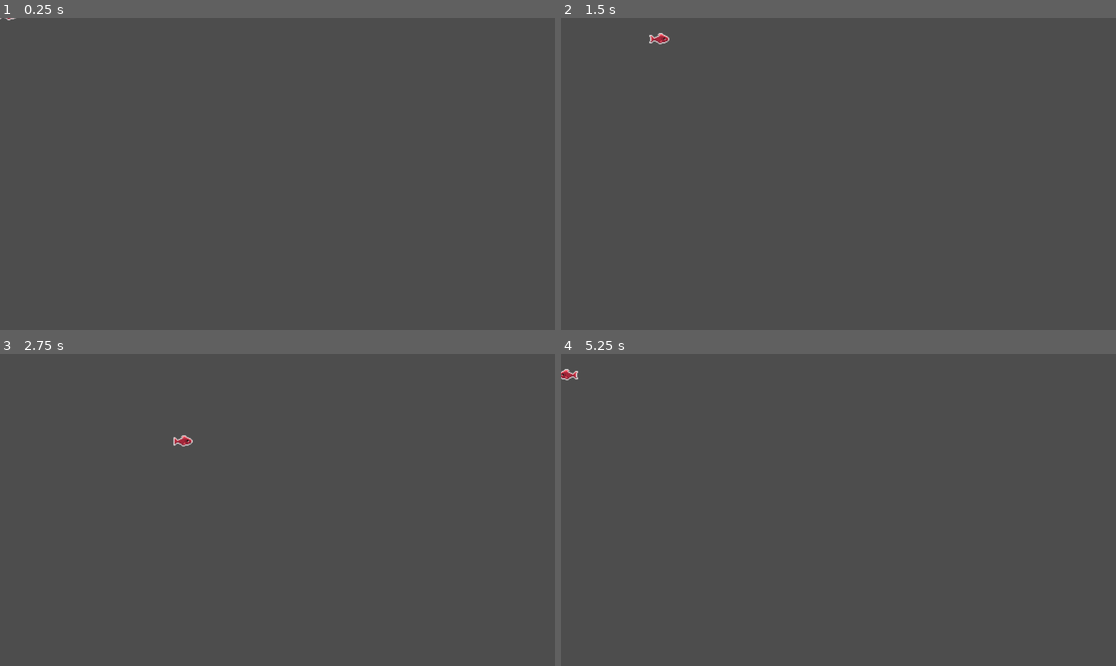
Above: before the commit, frames 1-4 (two rows, left to right).
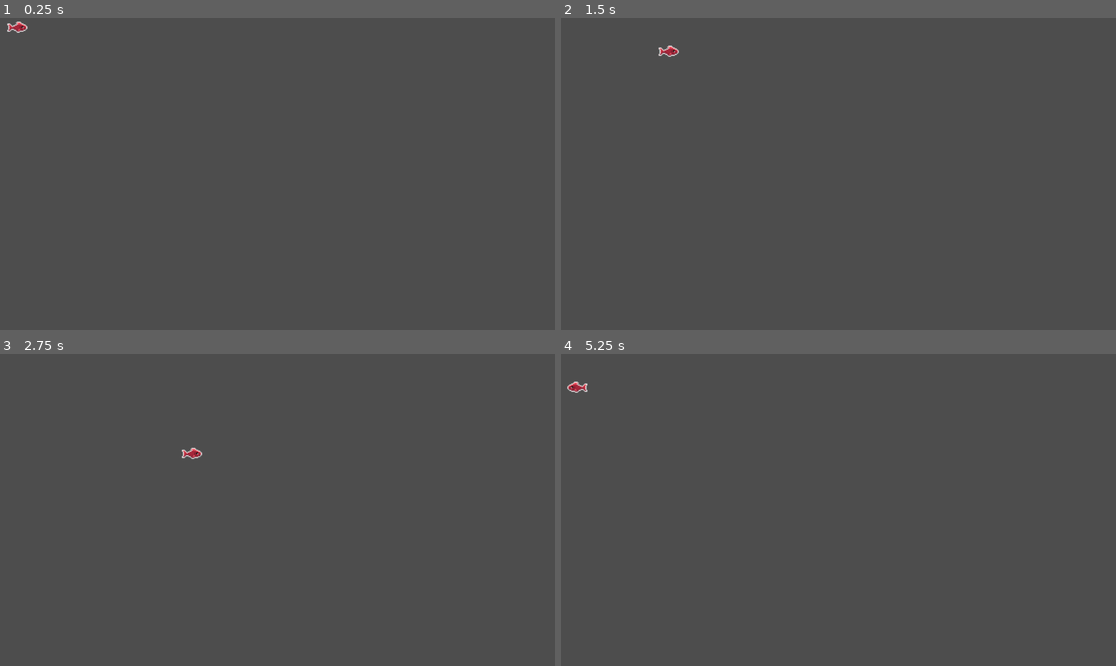
Above: after the commit, the same moments.

Repository: ScottWollbrink/Feesh-game
Game: Godot game, scene res://main_character.tscn
Two runs of this game, one before a commit and one after it. Both use one fixed random seed, a clock stepped at 60 frames per second and the inputs below. The project has no main scene, so this scene is started directly.
Inputs:
- Up to frame 1 (0.25 s): no input
- Up to frame 2 (1.5 s): tap Enter at 0.5 s; hold D (move_right) 0.53-1.28 s; hold S (move_down) from 1.28 s (still down)
- Up to frame 3 (2.75 s): release S (move_down) at 2.03 s; hold D (move_right) from 2.03 s (still down)
- Up to frame 4 (5.25 s): release D (move_right) at 2.78 s; hold W (move_up) 2.78-3.53 s; hold A (move_left) 3.53-5.03 s; hold S (move_down) from 5.03 s (still down)

The runs differ from the first frame. In frame 1, 0.1% of the frame differs, in the area x 0-6%, y 0-5%; in frame 2, 0.2%, in the area x 15-22%, y 4-13%; in frame 3, 0.2%; in frame 4, 0.2%.

Commit message:
attempt to merge, player swim backwards, global vars

Diff:
--- /dev/null
+++ b/GlobalVars.gd
@@ -0,0 +1,12 @@
+extends Node
+
+var playerVelocity = 250
+
+# Called when the node enters the scene tree for the first time.
+func _ready():
+	pass # Replace with function body.
+
+
+# Called every frame. 'delta' is the elapsed time since the previous frame.
+func _process(delta):
+	pass
--- a/MainCharacter.gd
+++ b/MainCharacter.gd
@@ -1,20 +1,36 @@
 extends CharacterBody2D
 
-@onready var _animation_player = $MainCharacterAnimation
+@onready var _animationPlayer = $MainCharacterAnimation
+@onready var _playerVelocity = GlobalVars.playerVelocity
+
+var isLeft = false
+var isRight = false
 
 func _physics_process(delta):
+	move_character()
+
+func move_character():
+	# Determine movement direction based on original code
 	var direction = Input.get_vector("move_left", "move_right", "move_up", "move_down")
-	velocity = direction * 250
-	var isLeft = velocity.x < 0
-	var isRight = velocity.x > 0
+
+	# Check movement input and set direction flags
+	if Input.is_action_just_pressed("move_right"):
+		isRight = true
+		isLeft = false
+		_animationPlayer.play("move")
+	elif Input.is_action_just_pressed("move_left"):
+		isLeft = true
+		isRight = false
+		_animationPlayer.play("move")
+	else:
+		# Stop animation only when no movement keys are pressed
+		_animationPlayer.stop()
+
+	# Flip character horizontally based on direction
+	if isLeft:
+		_animationPlayer.flip_h = true
+	elif isRight:
+		_animationPlayer.flip_h = false
+
+	velocity = direction * _playerVelocity
 	move_and_slide()
-	if Input.is_action_pressed("move_right"):
-		_animation_player.play("move")
-		_animation_player.flip_h = !isRight
-
-	elif Input.is_action_pressed("move_left"):
-		_animation_player.flip_h = isLeft
-		_animation_player.play("move")
-
-	else:
-		_animation_player.stop()
--- a/main_character.tscn
+++ b/main_character.tscn
@@ -67,14 +67,15 @@
 "speed": 5.0
 }]
 
-[sub_resource type="CircleShape2D" id="CircleShape2D_8c53g"]
-radius = 15.0
+[sub_resource type="CapsuleShape2D" id="CapsuleShape2D_ximw2"]
+radius = 8.0
+height = 32.0
 
 [node name="MainCharacter" type="CharacterBody2D"]
 script = ExtResource("1_8xmhu")
 
 [node name="MainCharacterAnimation" type="AnimatedSprite2D" parent="."]
-position = Vector2(15.5, -7)
+position = Vector2(35, 19)
 scale = Vector2(1.96875, 1.875)
 sprite_frames = SubResource("SpriteFrames_gsr2u")
 animation = &"move"
@@ -82,5 +83,6 @@
 frame_progress = 0.478638
 
 [node name="CollisionShape2D" type="CollisionShape2D" parent="."]
-position = Vector2(19, -6)
-shape = SubResource("CircleShape2D_8c53g")
+position = Vector2(41, 20)
+rotation = 1.5708
+shape = SubResource("CapsuleShape2D_ximw2")
--- a/project.godot
+++ b/project.godot
@@ -13,6 +13,10 @@
 config/name="Feesh"
 config/features=PackedStringArray("4.2", "Forward Plus")
 config/icon="res://icon.svg"
+
+[autoload]
+
+GlobalVars="*res://GlobalVars.gd"
 
 [input]
 
Not shown, changed: .gitignore
Not shown, changed: README.md
